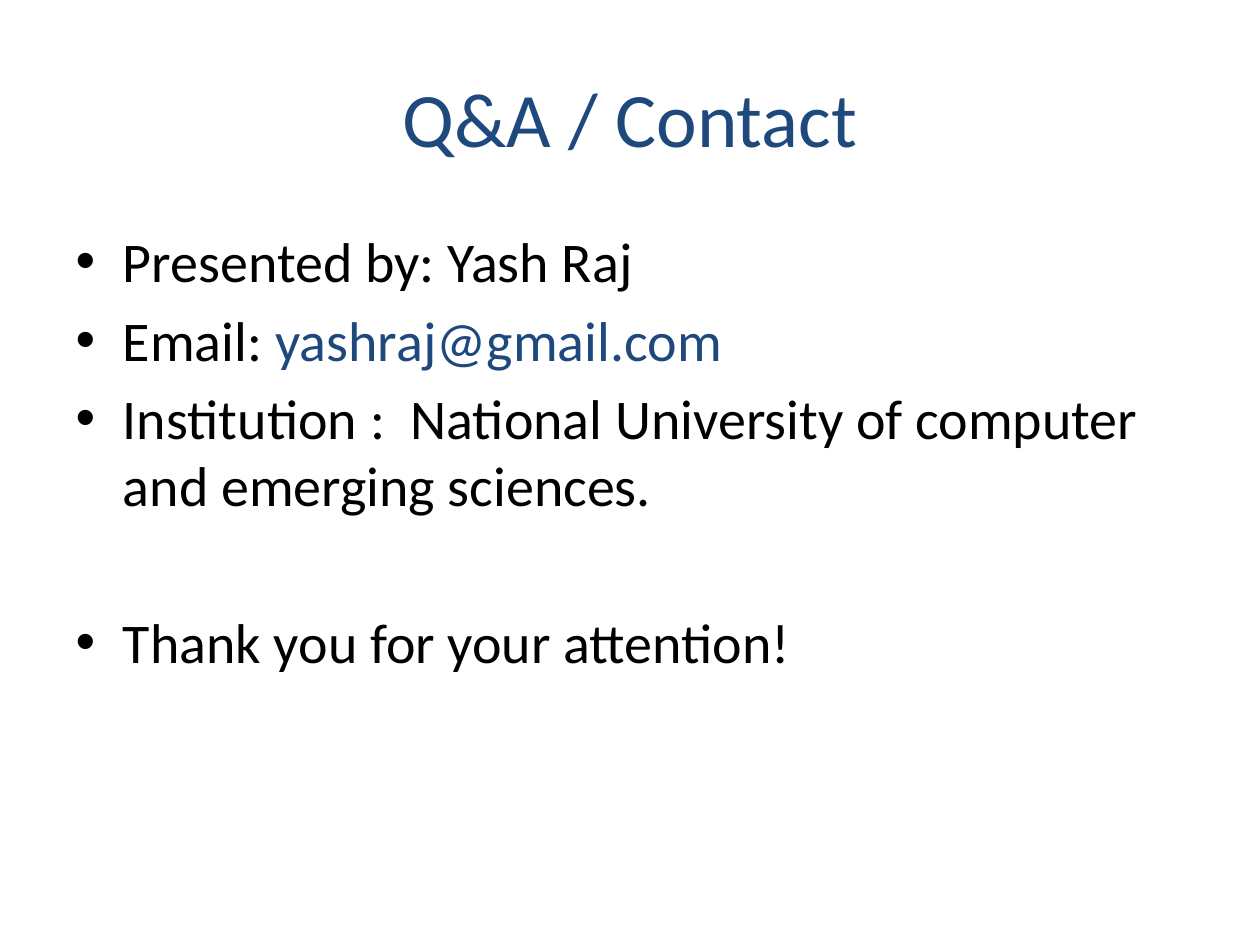
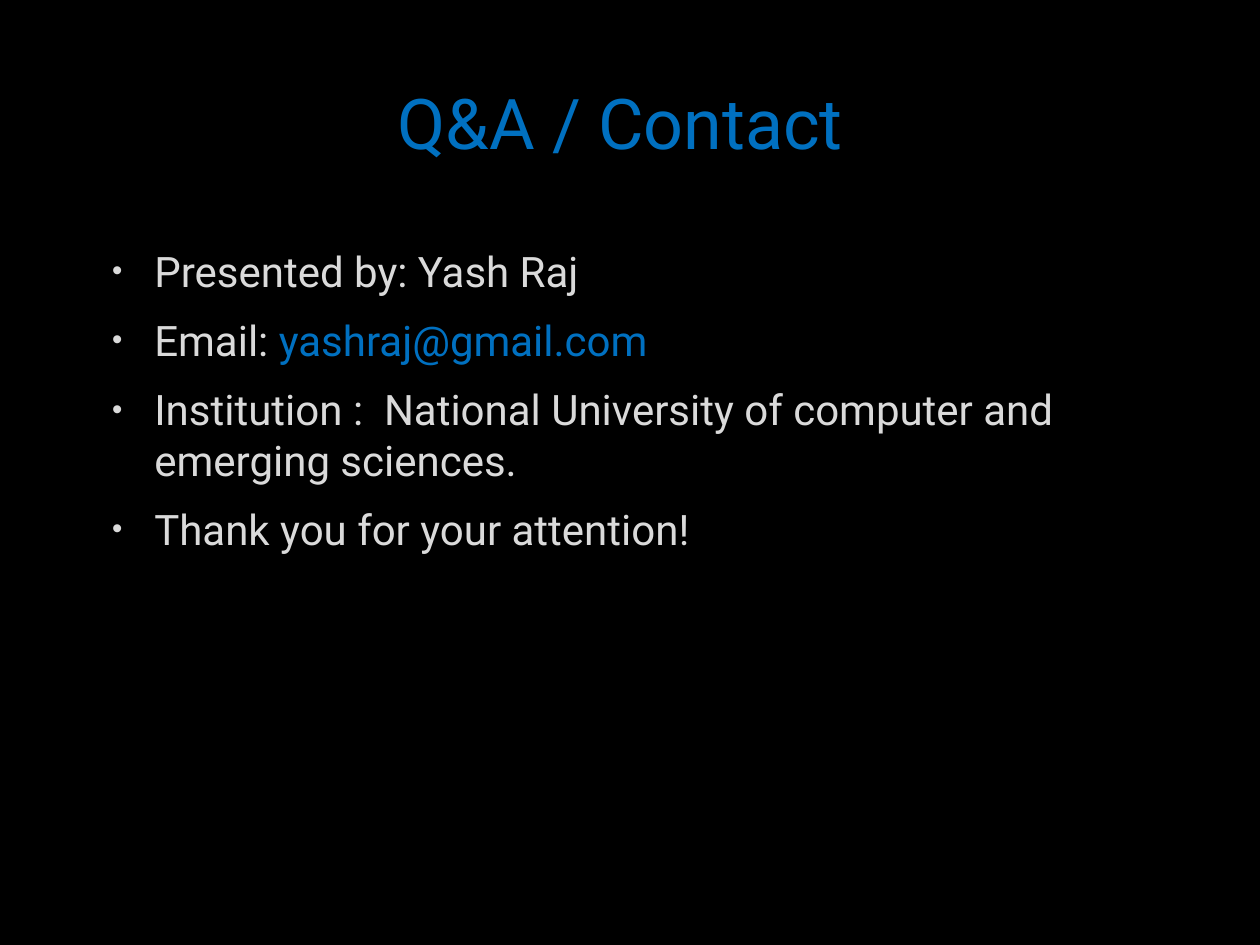
Before and after one commit to Yash-Raj3/ALL-STUFF, a slide deck: slide 11 of ICT Assignmenrt/Section-2/Question-4.pptx. Drawn at 1260x945 pixels with LibreOffice and Linux fonts; fonts in the diff are those of the drawing; background and template pictures are left out. Boxes give left, top, right and bottom in pixels: in the first picture for what was removed or moved away, otherwise in the second. Text is boxed around its words. In the diff, an @@ line names an element or a change of style, - is before the commit and + after.

```diff
--- a/ICT Assignmenrt/Section-2/Question-4.pptx
+++ b/ICT Assignmenrt/Section-2/Question-4.pptx
@@ background #FFFFFF to picture (left out) @@
@@ title "Q&A / Contact" at [398, 98, 842, 157]: size 44 to 40 pt, font Calibri to Roboto, text colour #1F497D to #0070C0, letter outline none to #404040 0.75 pt @@
@@ text "Presented by: Yash Raj": place and size @@
-text "Presented by: Yash Raj" at [123, 243, 1137, 672]
+text "Presented by: Yash Raj" at [154, 255, 1053, 554]
@@ text "Presented by: Yash Raj" at [154, 255, 1053, 554]: size 32 to 24 pt, font Calibri to Roboto, letter outline none to #404040 0.75 pt; text colour #000000 to #DADADA in "Presented by: Yash Raj", "Email:", "Institution : National University of computer and ...", "Thank you for your attention!"; text colour #1F497D to #0070C0 in "yashraj@gmail.com"; indent changed; more space between paragraphs @@
```
Also in this commit, not shown: 10 other slides changed.
